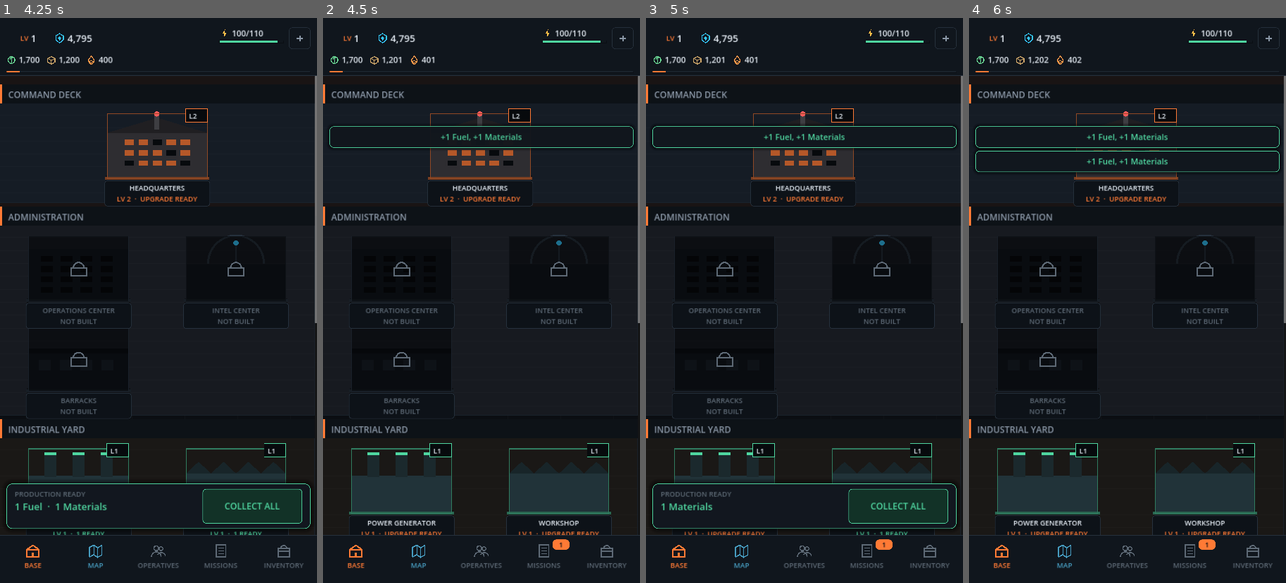
Above: before the commit, frames 1-4 (left to right).
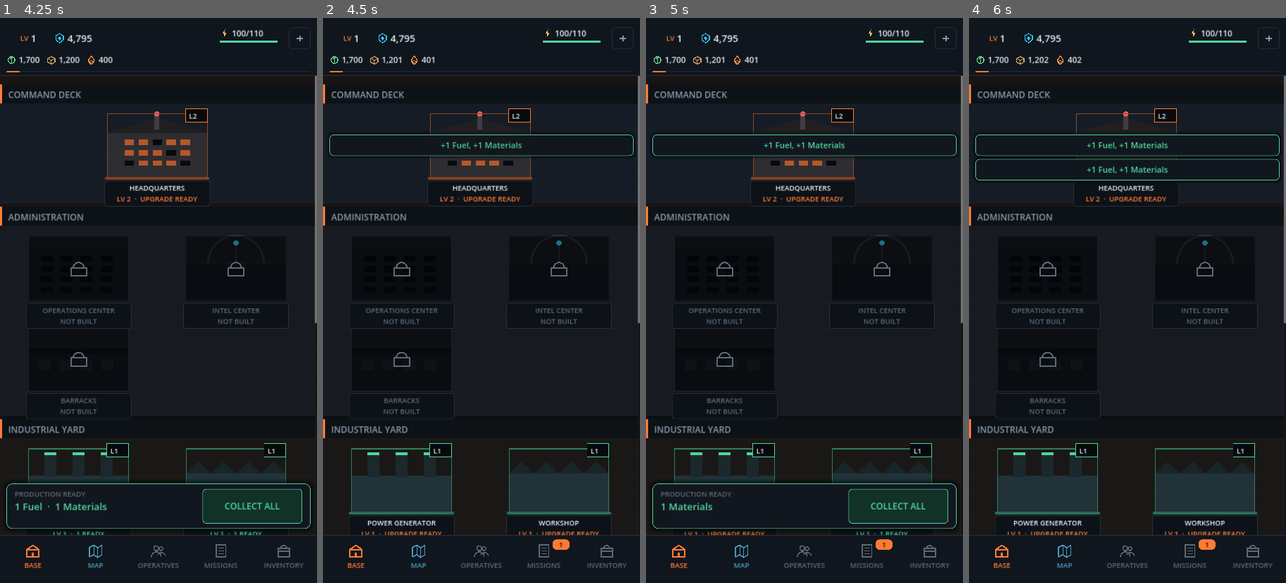
Above: after the commit, the same moments.

Repository: PulseBreakPT/CoreKeeper
Game: Godot game, scene res://scenes/main.tscn
Same seed, same stepped clock (60 frames per second), same inputs: the game is played once before the commit and once after it.
Inputs (mouse positions are in pixels of both pictures, inside the frame that each line leads up to):
- Up to frame 1 (4.25 s): click (158, 159) at 0.52 s; click (79, 277) at 1.27 s; click (234, 277) at 2.02 s; click (79, 368) at 2.77 s; click (79, 492) at 3.52 s
- Up to frame 2 (4.5 s): click (557, 492) at 4.27 s
- Up to frame 3 (5 s): no input
- Up to frame 4 (6 s): click (1048, 582) at 5.02 s; click "COLLECT ALL" at 5.75 s

Frame 1 is identical in both runs. In frame 2, 1.1% of the frame differs, in the area x 2-98%, y 18-25%; in frame 3, 1.1%; in frame 4, 2.1%, in the area x 2-98%, y 18-29%.

Commit message:
Baixar os avisos para não taparem a barra de regiões do mapa
A pilha de avisos assentava exactamente no fundo da barra de regiões e comia-lhe
a última linha. Passa a 200 px abaixo do cabeçalho, que é a altura da barra mais
folga.

Co-Authored-By: Claude Opus 5 <noreply@anthropic.com>
Claude-Session: https://claude.ai/code/session_01EJL829PZaGzTyvkG3ohitR

Diff:
--- a/nightgrid/ui/main.gd
+++ b/nightgrid/ui/main.gd
@@ -164,7 +164,7 @@
 	var n := nav.size.y
 	content.offset_top = h
 	content.offset_bottom = -n
-	toasts.set_top_offset(h + 172.0)
+	toasts.set_top_offset(h + 200.0)
 	for k in screens.keys():
 		(screens[k] as Control).size = content.size
 
